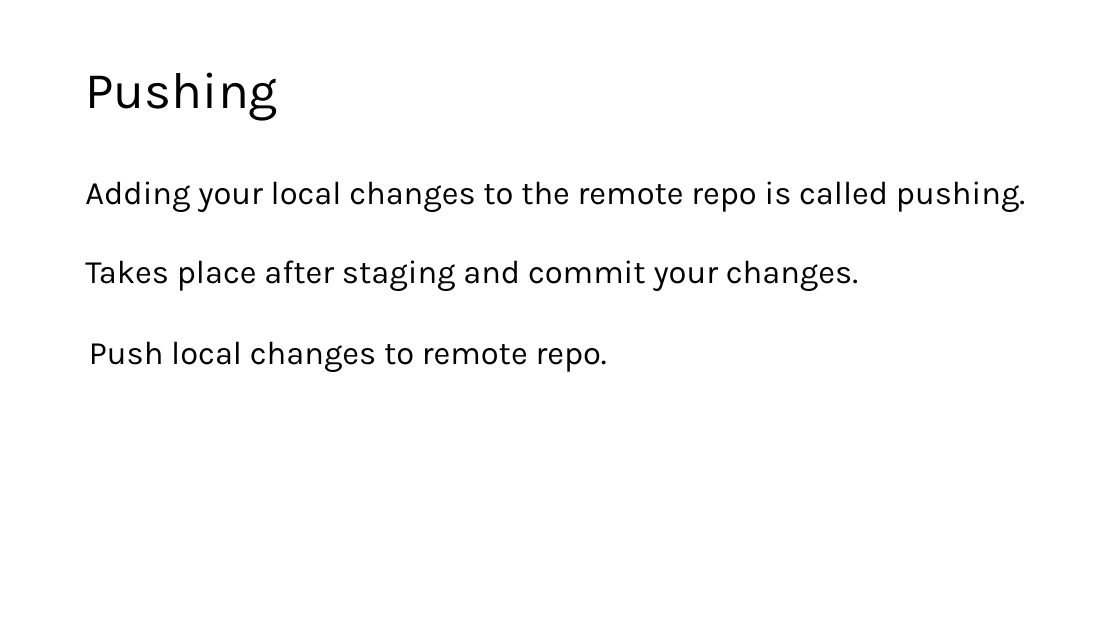
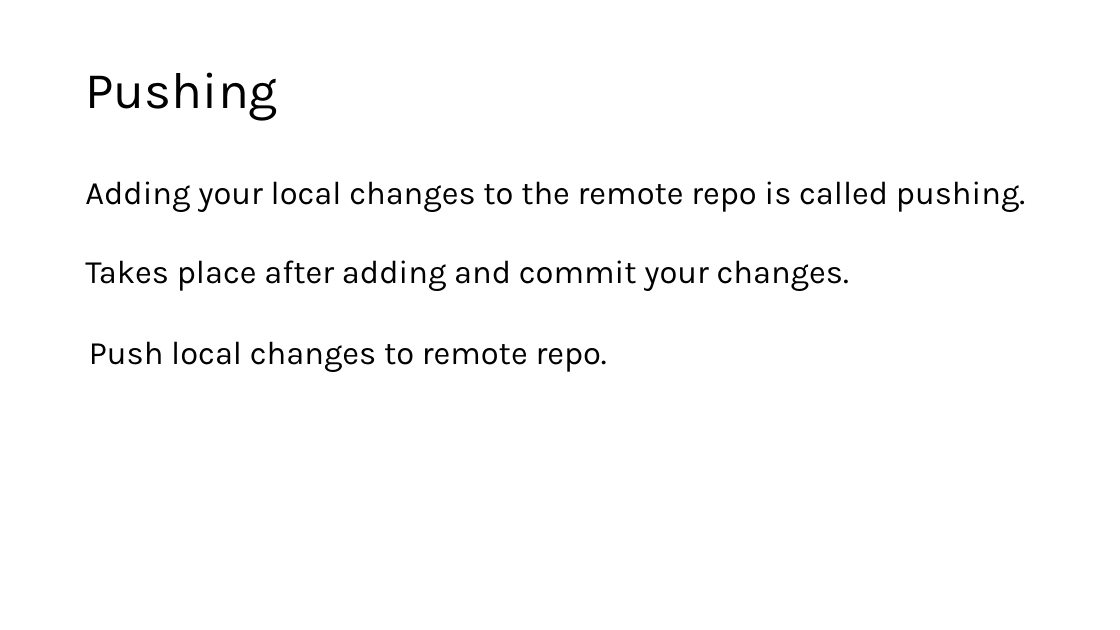
Before and after one commit to theycallmemac/talks, a slide deck: slide 24 of Git/Intro-To-Git/Git.pptx. Drawn at 1120x630 pixels with LibreOffice and Linux fonts; fonts in the diff are those of the drawing; background and template pictures are left out. Boxes give left, top, right and bottom in pixels: in the first picture for what was removed or moved away, otherwise in the second. Text is boxed around its words. In the diff, an @@ line names an element or a change of style, - is before the commit and + after.

```diff
--- a/Git/Intro-To-Git/Git.pptx
+++ b/Git/Intro-To-Git/Git.pptx
@@ text at (85,260,849,291): text changed @@
-Takes place after staging and commit your changes.
+Takes place after adding and commit your changes.
```
Also in this commit, not shown: 11 other slides changed, 4 slides added, 2 slides removed, 10 other files.
